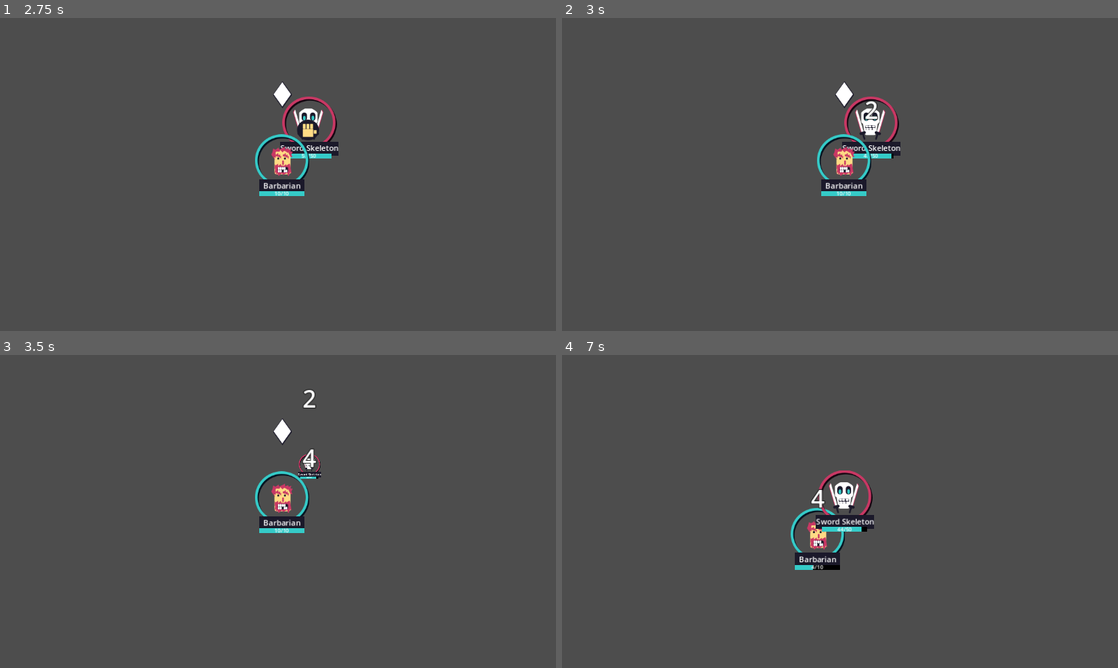
Above: before the commit, frames 1-4 (two rows, left to right).
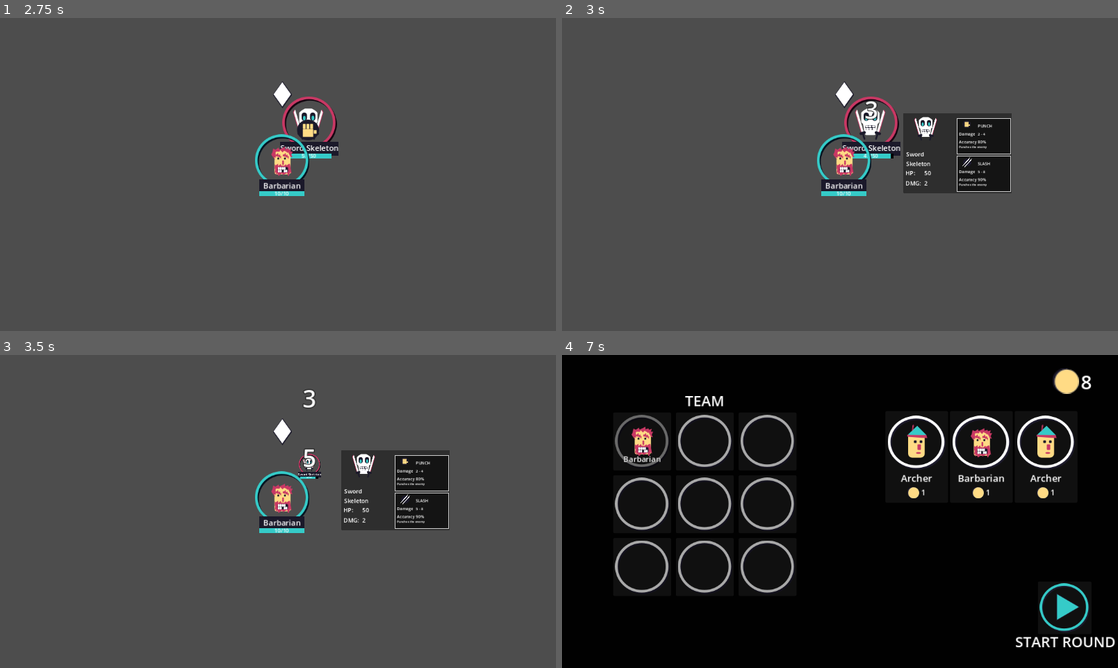
Above: after the commit, the same moments.

Repository: mathew-tran/mercmanager
Game: Godot game, scene res://Scenes/Main.tscn
Two runs of this game, one before a commit and one after it. Both use one fixed random seed, a clock stepped at 60 frames per second and the inputs below.
Inputs (mouse positions are in pixels of both pictures, inside the frame that each line leads up to):
- Up to frame 1 (2.75 s): click "START ROUND" at 0.5 s; move the mouse to (400, 158) at 1.27 s; move the mouse to (166, 190) at 2.02 s
- Up to frame 2 (3 s): move the mouse to (895, 105) at 2.77 s
- Up to frame 3 (3.5 s): no input
- Up to frame 4 (7 s): move the mouse to (812, 574) at 3.52 s; move the mouse to (1006, 558) at 4.27 s; tap Enter at 5 s; move the mouse to (673, 464) at 5.02 s; move the mouse to (867, 511) at 5.77 s; move the mouse to (756, 433) at 6.52 s

Frame 1 is identical in both runs. In frame 2, 4.9% of the frame differs, in the area x 54-81%, y 26-56%; in frame 3, 5.0%; in frame 4, 99%, in the area x 0-100%, y 0-100%.

Commit message:
add character info on hover, it's basic right now

Diff:
--- a/Art/MercManagerExample.svg
+++ b/Art/MercManagerExample.svg
@@ -25,8 +25,8 @@
      inkscape:deskcolor="#d1d1d1"
      inkscape:document-units="mm"
      inkscape:zoom="1.0141844"
-     inkscape:cx="772.04895"
-     inkscape:cy="166.14336"
+     inkscape:cx="904.17482"
+     inkscape:cy="92.192307"
      inkscape:window-width="1920"
      inkscape:window-height="1001"
      inkscape:window-x="-7"
@@ -1070,7 +1070,26 @@
            id="circle62"
            cx="110.64867"
            cy="131.1967"
-           r="3.0081847" /></g></g><rect
+           r="3.0081847" /></g><rect
+         style="fill:#ffffff;fill-opacity:1;stroke:#ffffff;stroke-width:0.445883;stroke-linecap:round;stroke-opacity:1"
+         id="rect58"
+         width="38.110447"
+         height="2.1934071"
+         x="235.2713"
+         y="80.120171"
+         ry="0.19226594"
+         transform="rotate(-15)"
+         inkscape:export-filename="UI\Strikeout.png"
+         inkscape:export-xdpi="96"
+         inkscape:export-ydpi="96" /><rect
+         style="fill:#ffffff;fill-opacity:1;stroke:#ffffff;stroke-width:0.445883;stroke-linecap:round;stroke-opacity:1"
+         id="rect59"
+         width="38.110447"
+         height="2.1934071"
+         x="241.80644"
+         y="-57.92408"
+         ry="0.19226594"
+         transform="rotate(15)" /></g><rect
        style="fill:#35484b;fill-opacity:1;stroke:#35cbc8;stroke-width:0.047996;stroke-linecap:round;stroke-dasharray:none;stroke-opacity:1"
        id="rect90"
        width="79.701912"
--- a/Prefabs/Character.tscn
+++ b/Prefabs/Character.tscn
@@ -112,3 +112,6 @@
 offset_right = 20.0
 offset_bottom = -124.0
 texture = ExtResource("8_w3083")
+
+[connection signal="mouse_entered" from="CharacterUI" to="." method="_on_character_ui_mouse_entered"]
+[connection signal="mouse_exited" from="CharacterUI" to="." method="_on_character_ui_mouse_exited"]
--- /dev/null
+++ b/Prefabs/UI/CharacterInfoUI.tscn
@@ -0,0 +1,88 @@
+[gd_scene load_steps=4 format=3 uid="uid://jyov1mr68amj"]
+
+[ext_resource type="Script" path="res://Scripts/Game/UI/CharacterInfoUI.gd" id="1_fb0ub"]
+[ext_resource type="Texture2D" uid="uid://c2a62auhmc77c" path="res://Art/Characters/Barbarian.png" id="1_rhwta"]
+[ext_resource type="PackedScene" uid="uid://cevg3png80cwf" path="res://Prefabs/UI/MoveInfoButton.tscn" id="3_b3kjb"]
+
+[node name="CharacterStat" type="Panel" groups=["CharacterInfoUI"]]
+custom_minimum_size = Vector2(300, 200)
+anchors_preset = 15
+anchor_right = 1.0
+anchor_bottom = 1.0
+offset_left = -1.0
+offset_right = -719.0
+offset_bottom = -427.0
+grow_horizontal = 2
+grow_vertical = 2
+scale = Vector2(0.75, 0.75)
+mouse_filter = 2
+script = ExtResource("1_fb0ub")
+
+[node name="VBoxContainer" type="VBoxContainer" parent="."]
+layout_mode = 0
+offset_left = 8.0
+offset_top = -14.0
+offset_right = 120.0
+offset_bottom = 151.0
+metadata/_edit_group_ = true
+
+[node name="Face" type="TextureRect" parent="VBoxContainer"]
+layout_mode = 2
+texture = ExtResource("1_rhwta")
+stretch_mode = 4
+
+[node name="Name" type="Label" parent="VBoxContainer"]
+layout_mode = 2
+text = "Barbarian Assassin"
+vertical_alignment = 1
+autowrap_mode = 2
+
+[node name="GridContainer" type="GridContainer" parent="."]
+layout_mode = 2
+offset_left = 148.0
+offset_top = 14.0
+offset_right = 431.0
+offset_bottom = 218.0
+metadata/_edit_group_ = true
+
+[node name="MoveInfoButton" parent="GridContainer" instance=ExtResource("3_b3kjb")]
+layout_mode = 2
+
+[node name="MoveInfoButton2" parent="GridContainer" instance=ExtResource("3_b3kjb")]
+layout_mode = 2
+
+[node name="VBoxContainer2" type="GridContainer" parent="."]
+layout_mode = 0
+offset_left = 6.0
+offset_top = 154.0
+offset_right = 156.0
+offset_bottom = 255.0
+theme_override_constants/h_separation = 9
+columns = 2
+metadata/_edit_group_ = true
+
+[node name="HPLabel" type="Label" parent="VBoxContainer2"]
+layout_mode = 2
+text = "HP:"
+
+[node name="HPValue" type="Label" parent="VBoxContainer2"]
+layout_mode = 2
+text = "10"
+
+[node name="DamageLabel" type="Label" parent="VBoxContainer2"]
+layout_mode = 2
+text = "DMG:"
+
+[node name="DamageValue" type="Label" parent="VBoxContainer2"]
+layout_mode = 2
+text = "+0"
+
+[node name="Label" type="Label" parent="."]
+visible = false
+layout_mode = 0
+offset_left = 10.0
+offset_top = 234.0
+offset_right = 160.0
+offset_bottom = 281.0
+text = "Retaliates when hit"
+autowrap_mode = 2
--- a/Prefabs/UI/GameUI.tscn
+++ b/Prefabs/UI/GameUI.tscn
@@ -7,6 +7,7 @@
 [ext_resource type="PackedScene" uid="uid://qu1ysjysh7mu" path="res://Prefabs/UI/PurchasePogButton.tscn" id="4_t5kl4"]
 [ext_resource type="Texture2D" uid="uid://e2c4066hnaa5" path="res://Art/Coin.png" id="5_k530y"]
 [ext_resource type="Script" path="res://Scripts/Game/UI/PlayerCoinText.gd" id="5_qh772"]
+[ext_resource type="PackedScene" uid="uid://jyov1mr68amj" path="res://Prefabs/UI/CharacterInfoUI.tscn" id="8_kih8a"]
 
 [sub_resource type="StyleBoxFlat" id="StyleBoxFlat_cnei0"]
 bg_color = Color(0.00453645, 0.00453645, 0.00453644, 1)
@@ -93,4 +94,11 @@
 horizontal_alignment = 1
 vertical_alignment = 1
 
+[node name="CanvasLayer" type="CanvasLayer" parent="."]
+layer = 2
+
+[node name="CharacterStat" parent="CanvasLayer" instance=ExtResource("8_kih8a")]
+offset_left = -1.0
+offset_right = -853.0
+
 [connection signal="button_up" from="Button" to="." method="_on_button_button_up"]
--- /dev/null
+++ b/Prefabs/UI/MoveInfoButton.tscn
@@ -0,0 +1,108 @@
+[gd_scene load_steps=5 format=3 uid="uid://cevg3png80cwf"]
+
+[ext_resource type="Script" path="res://Prefabs/UI/MoveInfoUI.gd" id="1_y1id8"]
+[ext_resource type="Texture2D" uid="uid://b0nijh363cfry" path="res://Art/Projectiles/Slash.png" id="2_jlvj4"]
+[ext_resource type="Texture2D" uid="uid://2k1h3yuptsl6" path="res://Art/UI/Strikeout.png" id="3_lt7x3"]
+
+[sub_resource type="StyleBoxFlat" id="StyleBoxFlat_drmol"]
+bg_color = Color(0.078815, 0.078815, 0.0788149, 1)
+border_width_left = 2
+border_width_top = 2
+border_width_right = 2
+border_width_bottom = 2
+
+[node name="MoveInfoButton" type="Panel"]
+custom_minimum_size = Vector2(150, 100)
+offset_right = 150.0
+offset_bottom = 100.0
+theme_override_styles/panel = SubResource("StyleBoxFlat_drmol")
+script = ExtResource("1_y1id8")
+
+[node name="Control" type="Control" parent="."]
+layout_mode = 2
+anchors_preset = 0
+offset_left = -62.0
+offset_top = 12.0
+offset_right = 6.0
+offset_bottom = 28.0
+
+[node name="MoveTexture" type="TextureRect" parent="Control"]
+layout_mode = 2
+offset_left = 63.0
+offset_top = -23.0
+offset_right = 175.0
+offset_bottom = 89.0
+scale = Vector2(0.5, 0.5)
+texture = ExtResource("2_jlvj4")
+stretch_mode = 5
+
+[node name="VBoxContainer" type="GridContainer" parent="."]
+layout_mode = 1
+anchors_preset = 8
+anchor_left = 0.5
+anchor_top = 0.5
+anchor_right = 0.5
+anchor_bottom = 0.5
+offset_left = -69.0
+offset_top = -37.0
+offset_right = 79.0
+offset_bottom = 37.0
+grow_horizontal = 2
+grow_vertical = 2
+columns = 2
+
+[node name="Empty" type="Label" parent="VBoxContainer"]
+layout_mode = 2
+theme_override_font_sizes/font_size = 11
+
+[node name="Name" type="Label" parent="VBoxContainer"]
+layout_mode = 2
+theme_override_font_sizes/font_size = 11
+text = "ARROW SHOT"
+
+[node name="Label3" type="Label" parent="VBoxContainer"]
+layout_mode = 2
+theme_override_font_sizes/font_size = 11
+text = "Damage"
+
+[node name="DamageValue" type="Label" parent="VBoxContainer"]
+layout_mode = 2
+theme_override_font_sizes/font_size = 10
+text = "2 - 3"
+
+[node name="Accuracy" type="Label" parent="VBoxContainer"]
+layout_mode = 2
+theme_override_font_sizes/font_size = 11
+text = "Accuracy"
+
+[node name="AccuracyValue" type="Label" parent="VBoxContainer"]
+layout_mode = 2
+theme_override_font_sizes/font_size = 11
+text = "70%"
+
+[node name="Description" type="Label" parent="."]
+custom_minimum_size = Vector2(147, 27)
+layout_mode = 2
+offset_left = 6.0
+offset_top = 73.0
+offset_right = 153.0
+offset_bottom = 100.0
+theme_override_font_sizes/font_size = 8
+text = "Hits from afar"
+autowrap_mode = 2
+
+[node name="Strikeout" type="TextureRect" parent="."]
+layout_mode = 1
+anchors_preset = 8
+anchor_left = 0.5
+anchor_top = 0.5
+anchor_right = 0.5
+anchor_bottom = 0.5
+offset_left = -71.5
+offset_top = -23.5
+offset_right = 71.5
+offset_bottom = 23.5
+grow_horizontal = 2
+grow_vertical = 2
+texture = ExtResource("3_lt7x3")
+stretch_mode = 5
--- /dev/null
+++ b/Prefabs/UI/MoveInfoUI.gd
@@ -0,0 +1,21 @@
+extends Panel
+
+class_name MoveInfoButton
+
+func Setup(moveInfo : Move):
+	$Control.visible = false
+	$VBoxContainer.visible = false
+	$Strikeout.visible = false
+	modulate = Color.WHITE
+	$Description.text = ""
+	if is_instance_valid(moveInfo):
+		$Control.visible = true
+		$VBoxContainer.visible = true
+		$VBoxContainer/Name.text = moveInfo.Name.to_upper()
+		$VBoxContainer/AccuracyValue.text = str(moveInfo.PercentChance) + "%"
+		$VBoxContainer/DamageValue.text = moveInfo.GetDamageValueText()
+		$Description.text = moveInfo.MoveDescription
+		$Control/MoveTexture.texture = moveInfo.Effect.MoveImage
+	else:
+		modulate = Color.DIM_GRAY
+		$Strikeout.visible = true
--- a/Prefabs/UI/PurchasePogButton.tscn
+++ b/Prefabs/UI/PurchasePogButton.tscn
@@ -65,3 +65,5 @@
 vertical_alignment = 1
 
 [connection signal="button_up" from="." to="." method="_on_button_up"]
+[connection signal="mouse_entered" from="." to="." method="_on_mouse_entered"]
+[connection signal="mouse_exited" from="." to="." method="_on_mouse_exited"]
--- a/Prefabs/UI/TeamMemberSlot.tscn
+++ b/Prefabs/UI/TeamMemberSlot.tscn
@@ -58,3 +58,6 @@
 text = "asdasdasda"
 horizontal_alignment = 1
 vertical_alignment = 1
+
+[connection signal="mouse_entered" from="." to="." method="_on_mouse_entered"]
+[connection signal="mouse_exited" from="." to="." method="_on_mouse_exited"]
--- a/Scripts/Autoload/Helper.gd
+++ b/Scripts/Autoload/Helper.gd
@@ -101,3 +101,9 @@
 func GetPlayerTeam() -> PlayerTeam:
 	var result = get_tree().get_nodes_in_group("PlayerTeam")
 	return result[0]
+
+func GetCharInfoUI() -> CharacterInfoUI:
+	var result = get_tree().get_nodes_in_group("CharacterInfoUI")
+	if result:
+		return result[0]
+	return null
--- a/Scripts/Data/DataType/AttackMove.gd
+++ b/Scripts/Data/DataType/AttackMove.gd
@@ -3,6 +3,7 @@
 class_name AttackMove
 
 @export var BaseDamage = 1
+@export var DamageRange = 0
 @export var HitAmount = 1
 
 func Execute(owner : Character, targets : Array[Character]):
@@ -25,5 +26,9 @@
 
 func CalculateDamage(owner: Character):
 	var damage = BaseDamage
-	damage += + randi_range(0, 1 + owner.CharacterData.StatValues.Damage)
+	damage += randi_range(0, DamageRange)
+	damage += owner.CharacterData.StatValues.Damage
 	return damage
+
+func GetDamageValueText():
+	return str(BaseDamage) + " - " + str(BaseDamage + DamageRange)
--- a/Scripts/Data/DataType/Move.gd
+++ b/Scripts/Data/DataType/Move.gd
@@ -22,5 +22,8 @@
 	var result = randf_range(0, 100)
 	return result <= PercentChance
 
+func GetDamageValueText():
+	return ""
+
 func Execute(owner : Character, targets : Array[Character]):
 	pass
--- a/Scripts/Data/DataType/Move/AttackMove_ArrowShot.tres
+++ b/Scripts/Data/DataType/Move/AttackMove_ArrowShot.tres
@@ -13,7 +13,8 @@
 [resource]
 script = ExtResource("1_pj41w")
 BaseDamage = 1
-HitAmount = 3
+DamageRange = 5
+HitAmount = 1
 Name = "Arrow Shot"
 PercentChance = 60
 MoveDescription = "Shoots an arrow from a distance"
--- a/Scripts/Data/DataType/Move/AttackMove_Punch.tres
+++ b/Scripts/Data/DataType/Move/AttackMove_Punch.tres
@@ -13,6 +13,7 @@
 [resource]
 script = ExtResource("1_oft7b")
 BaseDamage = 2
+DamageRange = 2
 HitAmount = 2
 Name = "Punch"
 PercentChance = 80
--- a/Scripts/Data/DataType/Move/AttackMove_Slash.tres
+++ b/Scripts/Data/DataType/Move/AttackMove_Slash.tres
@@ -12,7 +12,8 @@
 
 [resource]
 script = ExtResource("3_c2a0y")
-BaseDamage = 3
+BaseDamage = 5
+DamageRange = 3
 HitAmount = 2
 Name = "Slash"
 PercentChance = 90
--- a/Scripts/Data/DataType/MoveList.gd
+++ b/Scripts/Data/DataType/MoveList.gd
@@ -4,8 +4,7 @@
 
 @export var Move1 : Move
 @export var Move2 : Move
-@export var Move3 : Move
-@export var Move4 : Move
+
 
 func DecideRandomMove():
 	var validMoves = []
@@ -13,9 +12,5 @@
 		validMoves.append(Move1)
 	if is_instance_valid(Move2):
 		validMoves.append(Move2)
-	if is_instance_valid(Move3):
-		validMoves.append(Move3)
-	if is_instance_valid(Move4):
-		validMoves.append(Move4)
 	validMoves.shuffle()
 	return validMoves[0]
--- a/Scripts/Data/DataType/Stats.gd
+++ b/Scripts/Data/DataType/Stats.gd
@@ -3,7 +3,4 @@
 class_name Stats
 
 @export var HP = 1
-@export var Damage = 1
-@export var Defense = 1
-@export var Speed = 1
-@export var Crit = 0
+@export var Damage = 0
--- a/Scripts/Data/Enemies/Skeleton.tres
+++ b/Scripts/Data/Enemies/Skeleton.tres
@@ -15,10 +15,7 @@
 [sub_resource type="Resource" id="Resource_m4fto"]
 script = ExtResource("3_hhsmd")
 HP = 50
-Damage = 1
-Defense = 1
-Speed = 1
-Crit = 0
+Damage = 2
 
 [resource]
 script = ExtResource("1_57nl1")
@@ -26,3 +23,4 @@
 Face = ExtResource("1_gn4vj")
 StatValues = SubResource("Resource_m4fto")
 Moves = SubResource("Resource_007vb")
+Cost = 1
--- a/Scripts/Data/PlayerPogs/Archer.tres
+++ b/Scripts/Data/PlayerPogs/Archer.tres
@@ -13,10 +13,7 @@
 [sub_resource type="Resource" id="Resource_l7xi7"]
 script = ExtResource("2_8n3i5")
 HP = 12
-Damage = 1
-Defense = 1
-Speed = 100
-Crit = 4
+Damage = 0
 
 [resource]
 script = ExtResource("5_auhku")
@@ -24,3 +21,4 @@
 Face = ExtResource("1_lcfoq")
 StatValues = SubResource("Resource_l7xi7")
 Moves = SubResource("Resource_kaip4")
+Cost = 1
--- a/Scripts/Data/PlayerPogs/Barbarian.tres
+++ b/Scripts/Data/PlayerPogs/Barbarian.tres
@@ -14,9 +14,6 @@
 script = ExtResource("2_fikl4")
 HP = 10
 Damage = 1
-Defense = 0
-Speed = 3
-Crit = 1
 
 [resource]
 script = ExtResource("1_f3kih")
@@ -24,3 +21,4 @@
 Face = ExtResource("1_jcwu6")
 StatValues = SubResource("Resource_xmchx")
 Moves = SubResource("Resource_7yqou")
+Cost = 1
--- a/Scripts/Game/Character.gd
+++ b/Scripts/Game/Character.gd
@@ -55,3 +55,16 @@
 	await Speak("")
 	$ActiveSymbol.visible = false
 	show_behind_parent = true
+
+
+func _on_character_ui_mouse_entered():
+	if is_instance_valid(Helper.GetCharInfoUI()):
+		if is_instance_valid(CharacterData):
+			Helper.GetCharInfoUI().UpdateInfo(CharacterData)
+		else:
+			Helper.GetCharInfoUI().HideInfo()
+
+
+func _on_character_ui_mouse_exited():
+	if is_instance_valid(Helper.GetCharInfoUI()):
+		Helper.GetCharInfoUI().HideInfo()
--- /dev/null
+++ b/Scripts/Game/UI/CharacterInfoUI.gd
@@ -0,0 +1,29 @@
+extends Panel
+
+class_name CharacterInfoUI
+
+func _ready():
+	HideInfo()
+
+func _process(delta):
+	if visible:
+		var windowSize = Vector2(get_viewport().get_visible_rect().size)
+		var scaledSize = size.x * scale
+		var newPosition = get_global_mouse_position() + Vector2(16, 16)
+		print(str(newPosition) + "--> proposed")
+		if newPosition.x > windowSize.x - scaledSize.x:
+			newPosition.x = windowSize.x - scaledSize.x
+		global_position = newPosition
+		print(global_position)
+
+func UpdateInfo(charInfo : CharacterInfo):
+	$VBoxContainer/Face.texture = charInfo.Face
+	$VBoxContainer/Name.text = charInfo.Name
+	$VBoxContainer2/HPValue.text = str(charInfo.StatValues.HP)
+	$VBoxContainer2/DamageValue.text = str(charInfo.StatValues.Damage)
+	$GridContainer/MoveInfoButton.Setup(charInfo.Moves.Move1)
+	$GridContainer/MoveInfoButton2.Setup(charInfo.Moves.Move2)
+	visible = true
+
+func HideInfo():
+	visible = false
--- a/Scripts/Game/UI/PurchasePogButton.gd
+++ b/Scripts/Game/UI/PurchasePogButton.gd
@@ -33,3 +33,12 @@
 	$VBoxContainer/Label.text = "SOLD OUT"
 	modulate = Color.DIM_GRAY
 	disabled = true
+
+
+func _on_mouse_entered():
+	if is_instance_valid(Data):
+		Helper.GetCharInfoUI().UpdateInfo(Data)
+
+
+func _on_mouse_exited():
+	Helper.GetCharInfoUI().HideInfo()
--- a/Scripts/Game/UI/TeamMemberSlot.gd
+++ b/Scripts/Game/UI/TeamMemberSlot.gd
@@ -13,3 +13,14 @@
 		$Face.texture = null
 		$Label.text = ""
 		$TextureRect.modulate = Color.DARK_GRAY
+
+
+func _on_mouse_entered():
+	if is_instance_valid(CharInfoRef):
+		Helper.GetCharInfoUI().UpdateInfo(CharInfoRef)
+	else:
+		Helper.GetCharInfoUI().HideInfo()
+
+
+func _on_mouse_exited():
+	Helper.GetCharInfoUI().HideInfo()
Binary file added: Art/UI/Strikeout.png
Not shown, added: Art/UI/Strikeout.png.import
Not shown: 1 places in Prefabs/UI/GameUI.tscn that only renumber resources
